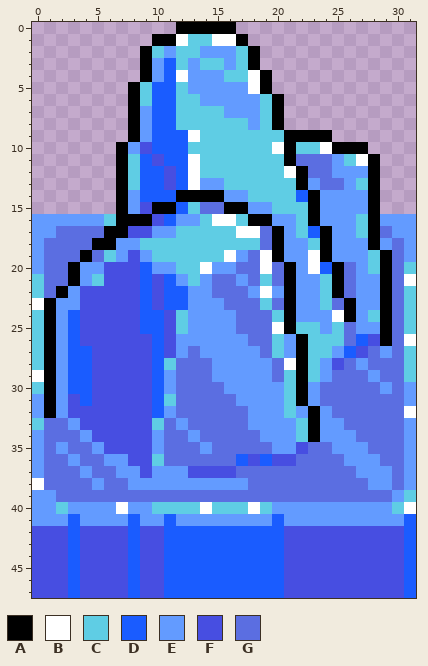
Pixel-art file -- art/blockingTile.aseprite. Above, as it was before the edit.
32x48 pixels, 1 frame.
Palette (. is transparent): A #000000  B #ffffff  C #5fcde4  D #1a5cff  E #639bff  F #474ee1  G #5b6ee1
Pixels before, first column x 0:
 0 ............AAAAA...............
 1 ..........AABCCBBA..............
 2 .........ACECCEEECA.............
 3 .........AEDCECCECA.............
 4 .........AEDBEEECCBA............
 5 ........ACDDCEEEEEBA............
 6 ........ACDDCCEEEEECA...........
 7 ........AEDDCCCCEEECA...........
 8 ........AEDDCCCCCCECA...........
 9 ........AEDDDBCCCCCCCAAAA.......
10 .......AEFDDDCCCCCCCBACCBAAA....
11 .......ACDFDDBCCCCCCCAGGGECBA...
12 .......ACDDFDBCCCCCCCBAGGEEEA...
13 .......ACDDFDBEECCCCCCAEGGECA...
14 .......AEDDDAAAAEECCCCDAEEEEA...
15 .......AEFAADCGGAAEECCCAEEEEA...
16 EEEEEECAAAFDEECBBCAAEECAEEECAEEE
17 EEGGGGAAFFEECCCCCBBGAECDAEECAGEE
18 EGGGGAAEECCCCCCCCCCGAEECAEEEAEGE
19 EGGGAGCEFECCCCCCBEGBAEEBAEEECAGE
20 EGGAEEFFFDEECCBEEGGBGAEBDAGECAGC
21 CGGAECFFFDFDECEGGEGCGAEECAGEEAGB
22 CGAEFFFFFDFDDEEGGGEBEAEECAGEEAGC
23 BAEEFFFFFDFDDEEEGGGCGAEECGAEEAGC
24 CAEDFFFFFDDFCEEEEGGGCAEEEBAECAGC
25 CAEDFFFFFDDFCEEEEGGGBACCECGEEAGC
26 CAEDFFFFFFDFEEEEEEGGCEACCCGDFAGB
27 CAEDDFFFFFDFEGEEEEEGCEACCEDFGEGC
28 CAEDDFFFFFDCGGGEEEEEGBACEFGEGGGC
29 BAEDDFFFFFDEGGGEEEEEGCACEGGGEGGC
30 CAEDDFFFFFDEGGGGEEEEECAEGGGGGEGE
31 EAEFDFFFFFDCGGGGGEEEECAEGGGGGGGE
32 EAEFFFFFFFDEGGGGGGEEECEAEGGGGGGB
33 CGGEFFFFFFCGEGGGGGEEEECAEEGGGGGE
34 EGGGEFFFFFEGGEGGGGGEEECAEEEGGGGE
35 EGEGGEFFFFEGGGEGGGGGEEFGGEEEGGGE
36 EGGEGGEEFFCGGGGGGDFDFFGGGGEEEGGE
37 EGGGEGGEEFEEEFFFFGGGGGGGGGGEEEGE
38 BGGGGEGGEEEEEEEEEEGGGGGGGGGGEEGE
39 EEGGGGGGGGGGGGGGGGGGGGGGGGGGGGEC
40 EECEEEEBEECCCCBCCCBCEEEEEEEEEECB
41 EEEDEEEEDEEDEEEEEEEEDEEEEEEEEEED
42 FFFDFFFFDFFDDDDDDDDDDFFFFFFFFFFD
43 FFFDFFFFDFFDDDDDDDDDDFFFFFFFFFFD
44 FFFDFFFFDFFDDDDDDDDDDFFFFFFFFFFD
45 FFFDFFFFDFFDDDDDDDDDDFFFFFFFFFFD
46 FFFDFFFFDFFDDDDDDDDDDFFFFFFFFFFD
47 FFFDFFFFDFFDDDDDDDDDDFFFFFFFFFFD
Now the later version:
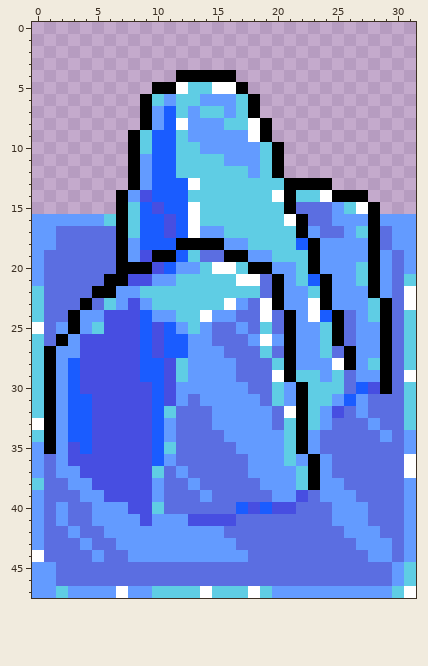
Difference:
layer "Layer 2" added
Changed rows in their new state; - is an unchanged pixel.
Layers "Layer 2", "Layer 1":
first column x 0:
 0 ------------.....---------------
 1 ----------........--------------
 2 ---------..........-------------
 3 ---------..........-------------
 4 ---------...AAAAA...------------
 5 --------..AABCCBBA..------------
 6 --------.ACE-----CA..-----------
 7 --------.AE--E---CA..-----------
 8 --------.AE-BEEE--BA.-----------
 9 ---------C--CEEEEEBA.....-------
10 -------.AC--C-EEEEE-A.......----
11 -------.AED-CC--EEE-A........---
12 -------.AE-DCC----E-A........---
13 -------.AE-D--CC-----A-AA....---
14 ---------F--DCCCCC--BACCBAAA.---
15 --------CDFD-BCCCCCC-AGGG-CB----
16 --------CDDFDB-CC-CCCBAGG--E----
17 ------G-CDDFDBEE-CCCCCAEGG------
18 -E---GGA-DDDAAAAEE-CCCDAE----GE-
19 ----G-GAEFAAD-GGAAEECCCAE---AE--
20 ---GGGGAAAFDEECBBCAAEECAEEECAE-E
21 E--GGGAA-FEEC-CCCBBGAECDAEECAE-C
22 --GGGAAEECCCCCCCCCCGAE-CAEE-AE-B
23 CGGGAGCE-ECCCCCCBE-BAE-BAEE-C--B
24 -GGAEE----EE-CB----BG--BDAG-----
25 BG-AEC----FDEC-GGE-CG-EECA------
26 -GAE-----DFDD--GGGEBEAEE-A-EE--C
27 ---EF----DFDDE--GGGCGAEE-GAEEA--
28 ----F----D-FCEE--GGGCAEE-BA-CA--
29 C---F----D-FCEE--GGGBAC--C-E-A-B
30 ----F------FEEEE--GGCE-CCC-DFA-C
31 C--D-------FE-EEE--GCE-CCEDE---C
32 C--DD------C---EEE--GBAC-F-E---C
33 BAEDD-----DEG--EEE--GCAC-G--E--C
34 CAEDD-----DE-G--EEE--CAEGGG--E--
35 -A-FDF----DC--G--EEE-CAE-GGG----
36 --EFFFFF--DE-----GEEECEAE-GGG--B
37 --EEFFFFF-CG-GGGG-EEEECAE--GGG-B
38 C--EEFFFFF-GG-GGGG-EEECAEE--GG--
39 -G--EEFFFFE---E-----EEF-EEE---GE
40 -GEGG--EFF-GGGGGGDFDFFGGG---GGGE
41 -G-GG---EF-E-FFFFGGGGGGGG---GGGE
42 EGGEGGEEEEEEEEEEGGGGGGGGGGEEEGGE
43 EGGGEGGEEEEEEEEEEGGGGGGGGGGEEEGE
44 BGGGGEGGEEEEEEEEEEGGGGGGGGGGEEGE
45 EEGGGGGGGGGGGGGGGGGGGGGGGGGGGGEC
46 EEGGGGGGGGGGGGGGGGGGGGGGGGGGGGEC
47 EECEEEEBEECCCCBCCCBCEEEEEEEEEECB
Changed places in both pictures, as pixel boxes (x1, y1, x2, y2):
changed: (32, 22, 416, 598)
